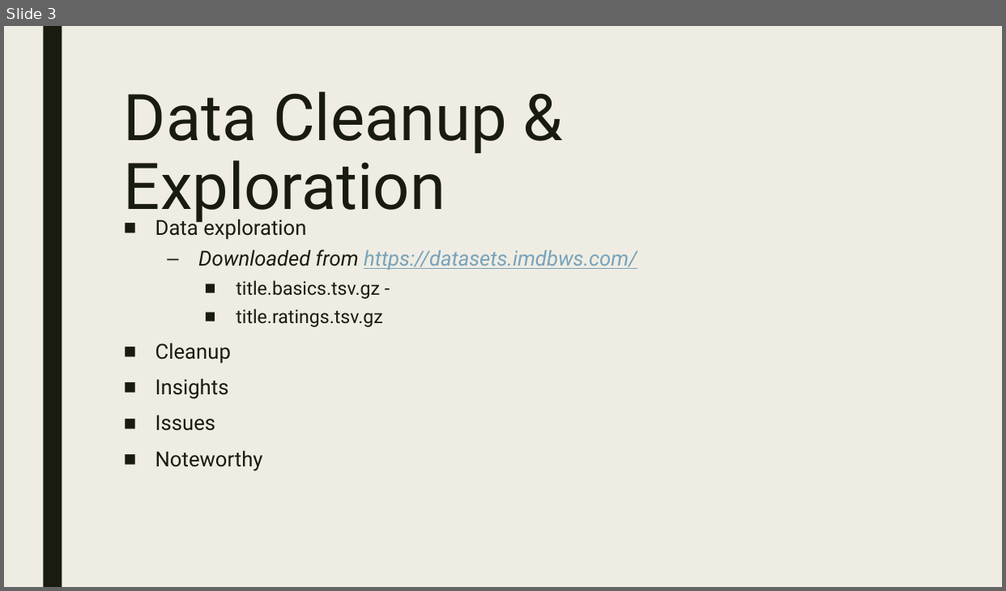
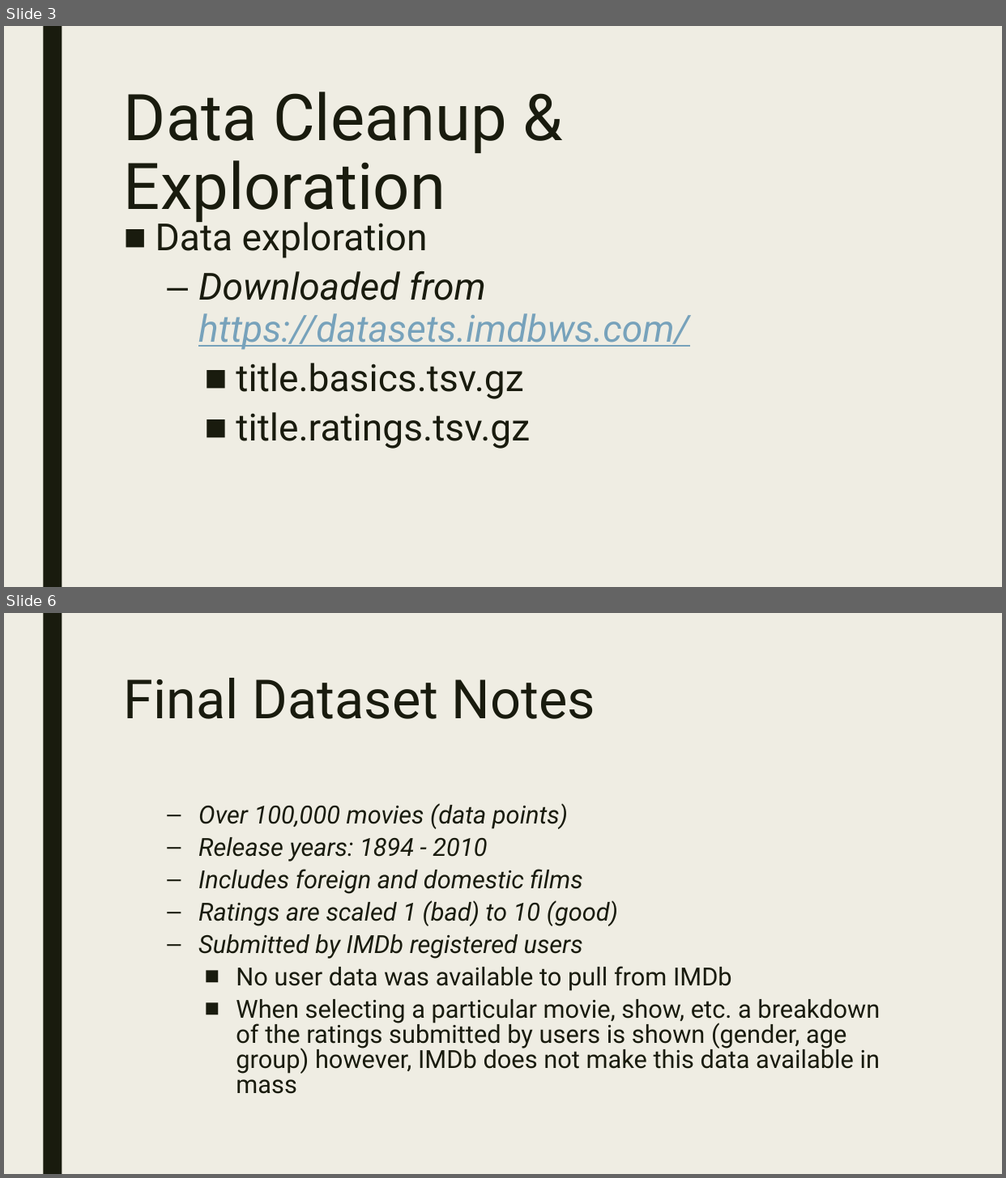
Before and after one commit to Zannyo/data-project-1, a slide deck: Presentation.pptx. Shown one above the other, each under a label of ours: slide 3 before the commit, slides 3 and 6 after it; the slides between them are not shown. The pictures are 1006x591 and 1006x1178 pixels, drawn with LibreOffice and Linux fonts; fonts in the diff are those of the drawing. Boxes give left, top, right and bottom in pixels: in the first picture for what was removed or moved away, otherwise in the second. Text is boxed around its words. In the diff, an @@ line names an element or a change of style, - is before the commit and + after.

```diff
--- a/Presentation.pptx
+++ b/Presentation.pptx
@@ slide 6 added at box(4, 613, 1002, 1174), background #EFEDE3; not listed: 1 template element that a slide beside it also shows @@
@@ title added at box(124, 678, 595, 719), 52 pt, text #191B0E @@
+Final Dataset Notes
@@ text added at box(198, 803, 880, 1094), 24 pt, text #191B0E @@
+  – Over 100,000 movies (data points)
+  – Release years: 1894 - 2010
+  – Includes foreign and domestic films
+  – Ratings are scaled 1 (bad) to 10 (good)
+  – Submitted by IMDb registered users
+    ■ No user data was available to pull from IMDb
+    ■ When selecting a particular movie, show, etc. a breakdown of the ratings submitted by users is shown (gender, age group) however, IMDb does not make this data available in mass
@@ slide 3 changed as well @@
@@ text at box(155, 216, 689, 449): size 20 to 36 pt in "Data exploration", "Downloaded from https://datasets.imdbws.com/"; size 18 to 36 pt in "title.ratings.tsv.gz" @@
@@ text at box(155, 343, 263, 472): paragraphs removed @@
-■ Cleanup
-■ Insights
-■ Issues
-■ Noteworthy
@@ text at box(236, 363, 523, 399): text changed; size 18 to 36 pt @@
-    ■ title.basics.tsv.gz -
+    ■ title.basics.tsv.gz
```
Also in this commit, not shown: 4 other slides changed, 23 other slides added, 1 slide removed, 2 other files.
